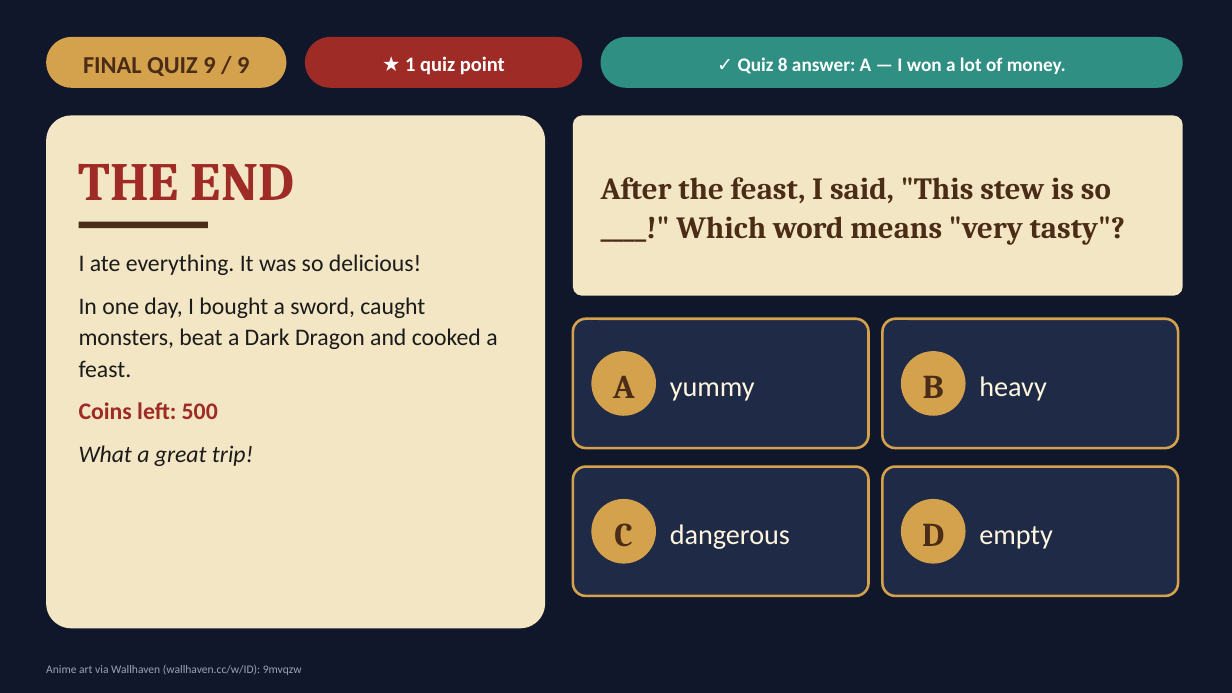
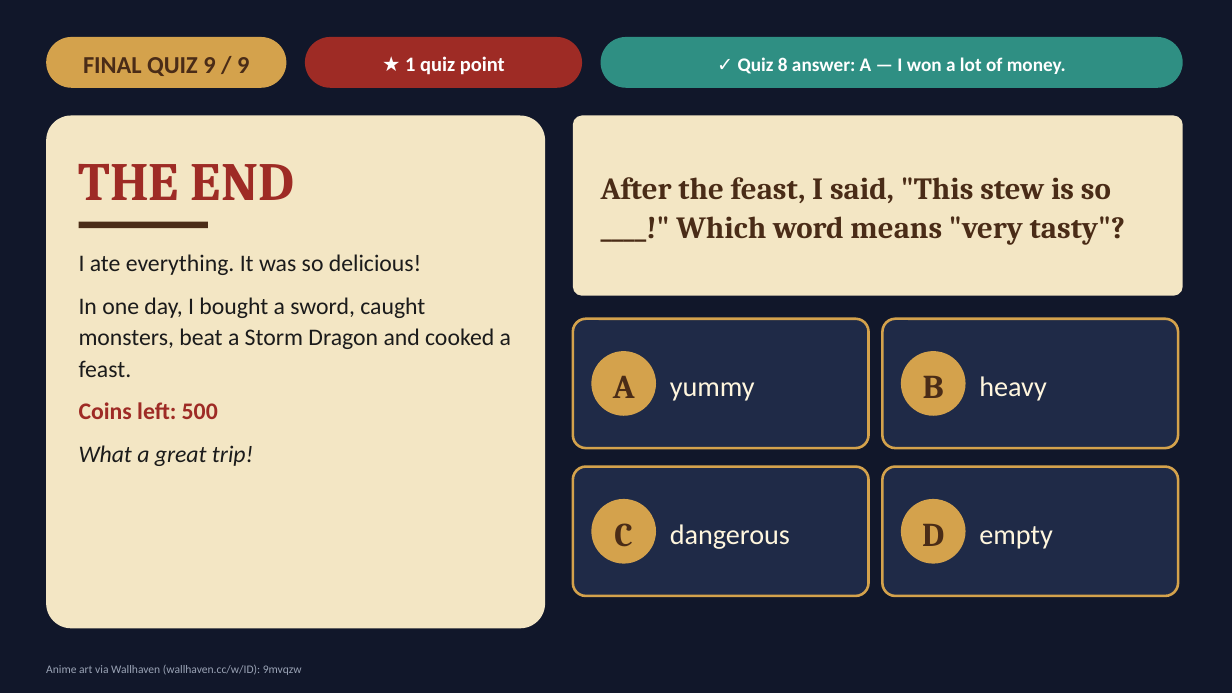
Before and after one commit to choivoo/-, a slide deck: slide 20 of Seonpig_Isekai_Adventure_Grade6_English_20slides.pptx. Drawn at 1232x693 pixels with LibreOffice and Linux fonts; fonts in the diff are those of the drawing; background and template pictures are left out. Boxes give left, top, right and bottom in pixels: in the first picture for what was removed or moved away, otherwise in the second. Text is boxed around its words. In the diff, an @@ line names an element or a change of style, - is before the commit and + after.

```diff
--- a/Seonpig_Isekai_Adventure_Grade6_English_20slides.pptx
+++ b/Seonpig_Isekai_Adventure_Grade6_English_20slides.pptx
@@ text at <box>79,297,511,377</box>: text changed @@
-In one day, I bought a sword, caught monsters, beat a Dark Dragon and cooked a feast.
+In one day, I bought a sword, caught monsters, beat a Storm Dragon and cooked a feast.
```
Also in this commit, not shown: 6 other slides changed.
